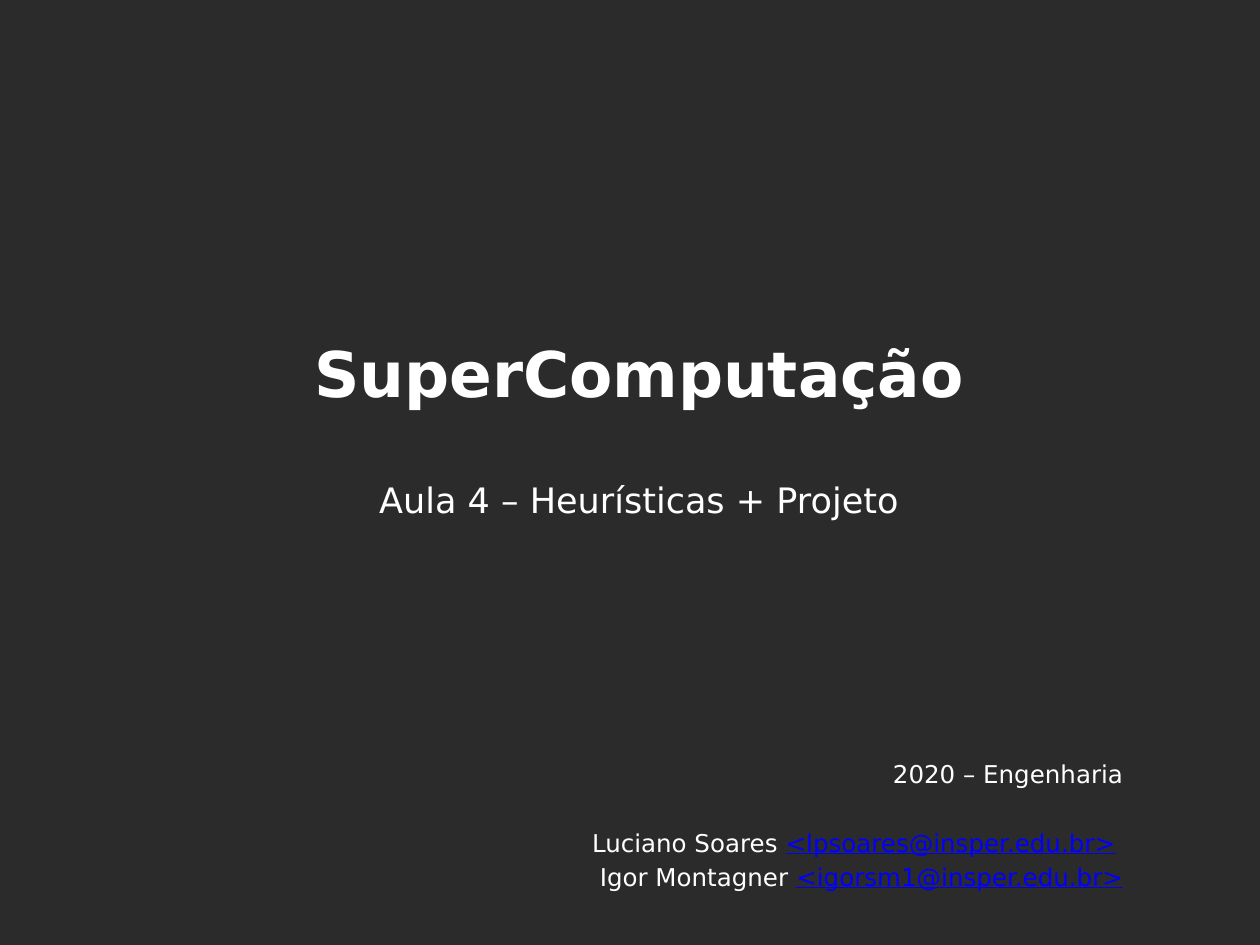
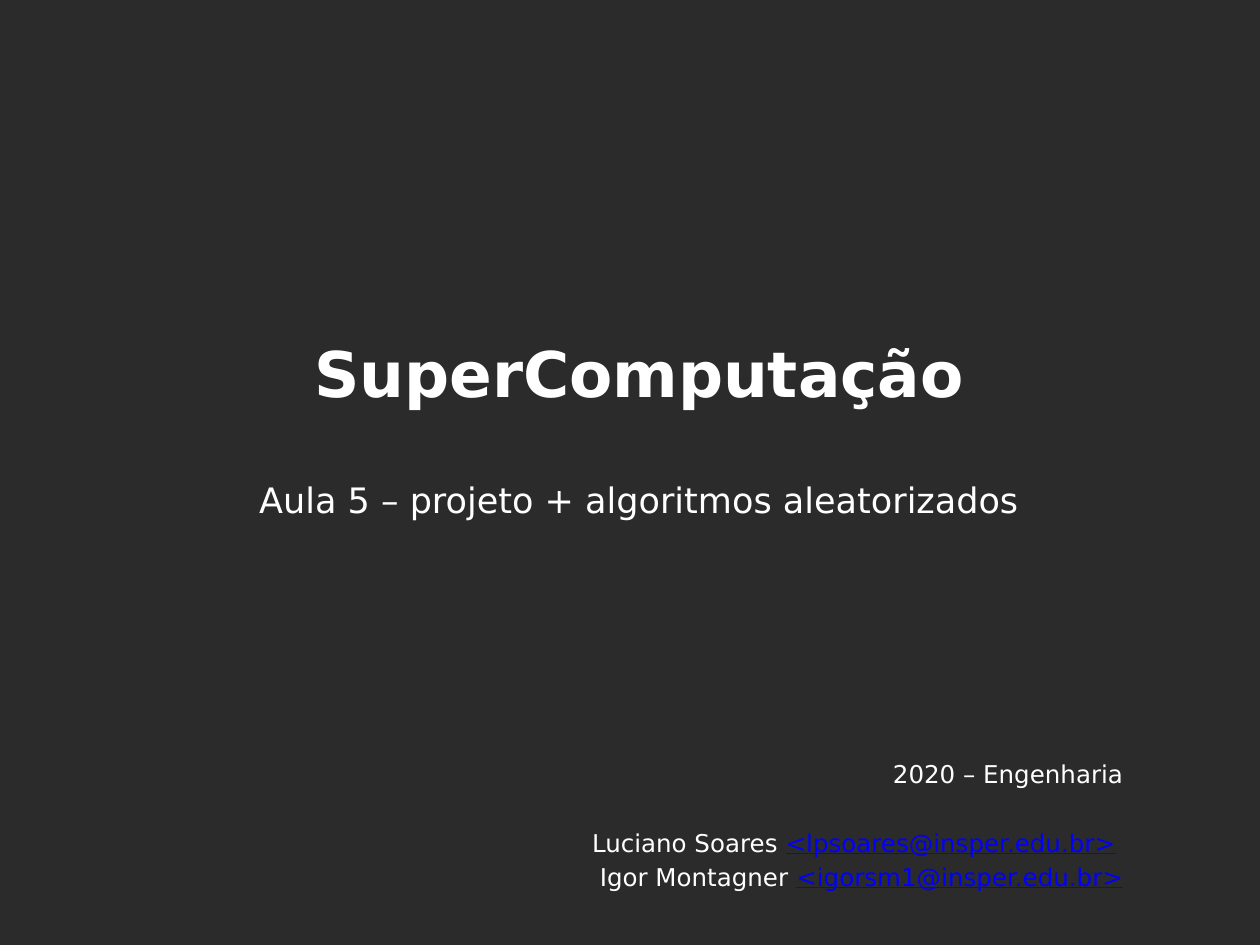
Before and after one commit to thalials/supercomp, a slide deck: slide 1 of aulas/05-algoritmos-aleatorios/slides.pptx. Drawn at 1260x945 pixels with LibreOffice and Linux fonts; fonts in the diff are those of the drawing; background and template pictures are left out; a plain dark background stands for a picture behind light text. Boxes give left, top, right and bottom in pixels: in the first picture for what was removed or moved away, otherwise in the second. Text is boxed around its words. In the diff, an @@ line names an element or a change of style, - is before the commit and + after.

```diff
--- a/aulas/05-algoritmos-aleatorios/slides.pptx
+++ b/aulas/05-algoritmos-aleatorios/slides.pptx
@@ text at [259, 486, 1018, 521]: text changed @@
-Aula 4 – Heurísticas + Projeto
+Aula 5 – projeto + algoritmos aleatorizados
```
Also in this commit, not shown: 4 other slides changed, 15 slides added, 16 slides removed, 29 other files.
